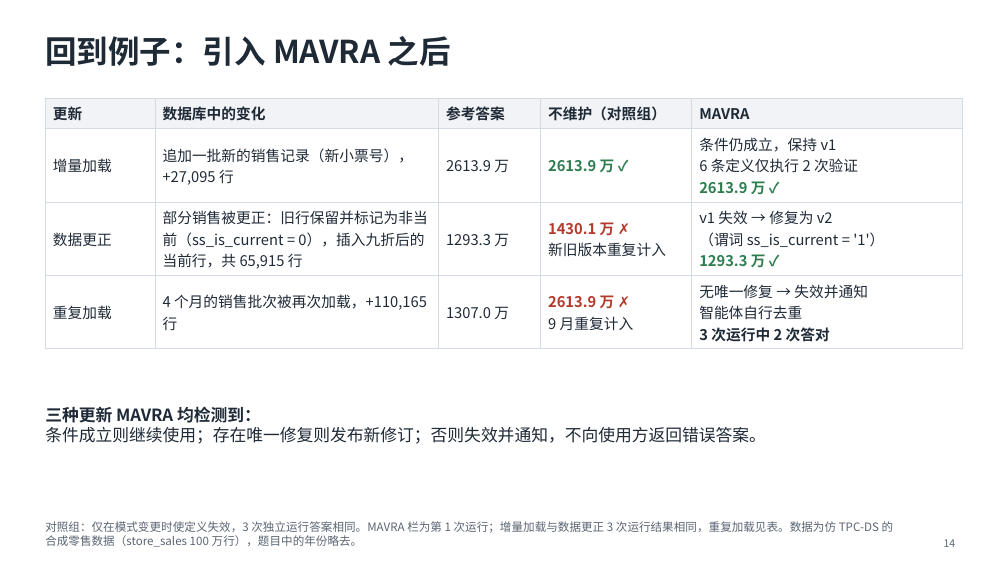
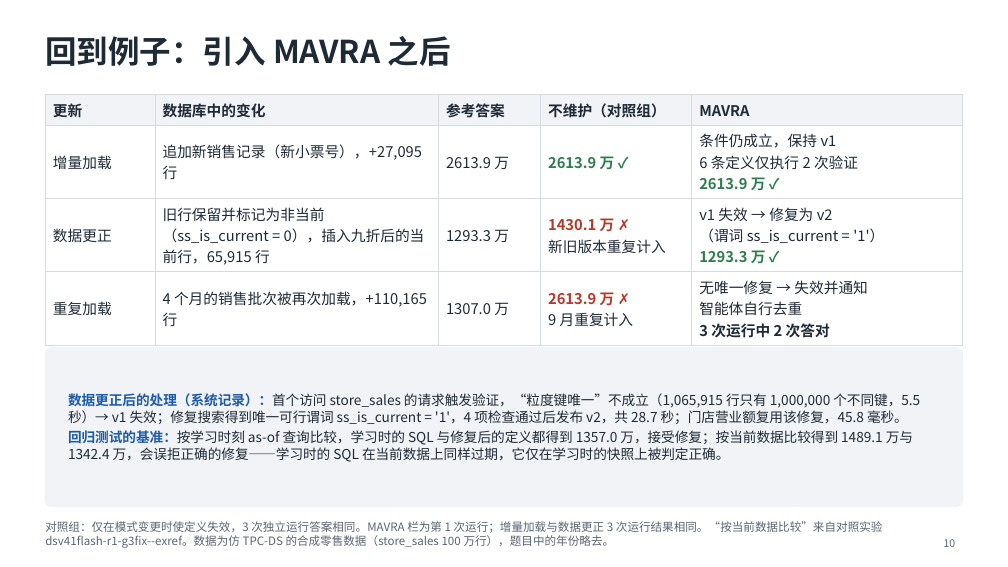
Before and after one commit to mmmttt000045/agent4db-adapter, a slide deck: slide 10 of docs/mavra-system.pptx (slide 14 before the commit). Drawn at 1008x567 pixels with LibreOffice and Linux fonts; fonts in the diff are those of the drawing. Boxes give left, top, right and bottom in pixels: in the first picture for what was removed or moved away, otherwise in the second. Text is boxed around its words. In the diff, an @@ line names an element or a change of style, - is before the commit and + after.

```diff
--- a/docs/mavra-system.pptx
+++ b/docs/mavra-system.pptx
@@ table at [45, 95, 963, 342] @@
-row 2, column 2: 追加一批新的销售记录（新小票号），+27,095 行
+row 2, column 2: 追加新销售记录（新小票号），+27,095 行
-row 3, column 2: 部分销售被更正：旧行保留并标记为非当前（ss_is_current = 0），插入九折后的当前行，共 65,915 行
+row 3, column 2: 旧行保留并标记为非当前（ss_is_current = 0），插入九折后的当前行，65,915 行
@@ rounded rectangle: place and size @@
-rounded rectangle at [45, 406, 766, 444]
+rounded rectangle at [45, 348, 963, 507]
@@ rounded rectangle at [45, 348, 963, 507]: fill none to #F1F3F6; outline none to #F1F3F6 1 pt @@
@@ text in rounded rectangle at [45, 406, 766, 444]: text removed @@
-三种更新 MAVRA 均检测到：
-条件成立则继续使用；存在唯一修复则发布新修订；否则失效并通知，不向使用方返回错误答案。
@@ text added at [68, 393, 920, 462], 13 pt, text #1F2A37 @@
+数据更正后的处理（系统记录）：首个访问 store_sales 的请求触发验证，“粒度键唯一”不成立（1,065,915 行只有 1,000,000 个不同键，5.5 秒）→ v1 失效；修复搜索得到唯一可行谓词 ss_is_current = '1'，4 项检查通过后发布 v2，共 28.7 秒；门店营业额复用该修复，45.8 毫秒。
+回归测试的基准：按学习时刻 as-of 查询比较，学习时的 SQL 与修复后的定义都得到 1357.0 万，接受修复；按当前数据比较得到 1489.1 万与 1342.4 万，会误拒正确的修复——学习时的 SQL 在当前数据上同样过期，它仅在学习时的快照上被判定正确。
@@ text at [45, 521, 883, 548]: text changed @@
-对照组：仅在模式变更时使定义失效，3 次独立运行答案相同。MAVRA 栏为第 1 次运行；增量加载与数据更正 3 次运行结果相同，重复加载见表。数据为仿 TPC-DS 的合成零售数据（store_sales 100 万行），题目中的年份略去。
+对照组：仅在模式变更时使定义失效，3 次独立运行答案相同。MAVRA 栏为第 1 次运行；增量加载与数据更正 3 次运行结果相同。“按当前数据比较”来自对照实验 dsv41flash-r1-g3fix--exref。数据为仿 TPC-DS 的合成零售数据（store_sales 100 万行），题目中的年份略去。
@@ page number at [944, 539, 956, 547]: text changed @@
-14
+10
```
Also in this commit, not shown: 5 other slides changed, 1 slide added, 7 slides removed, 2 other files.
